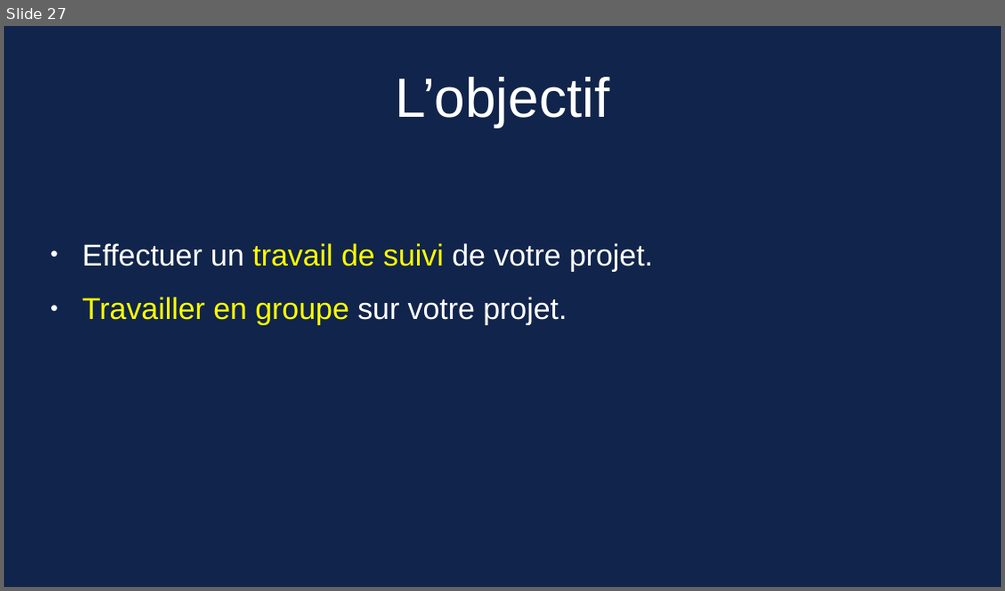
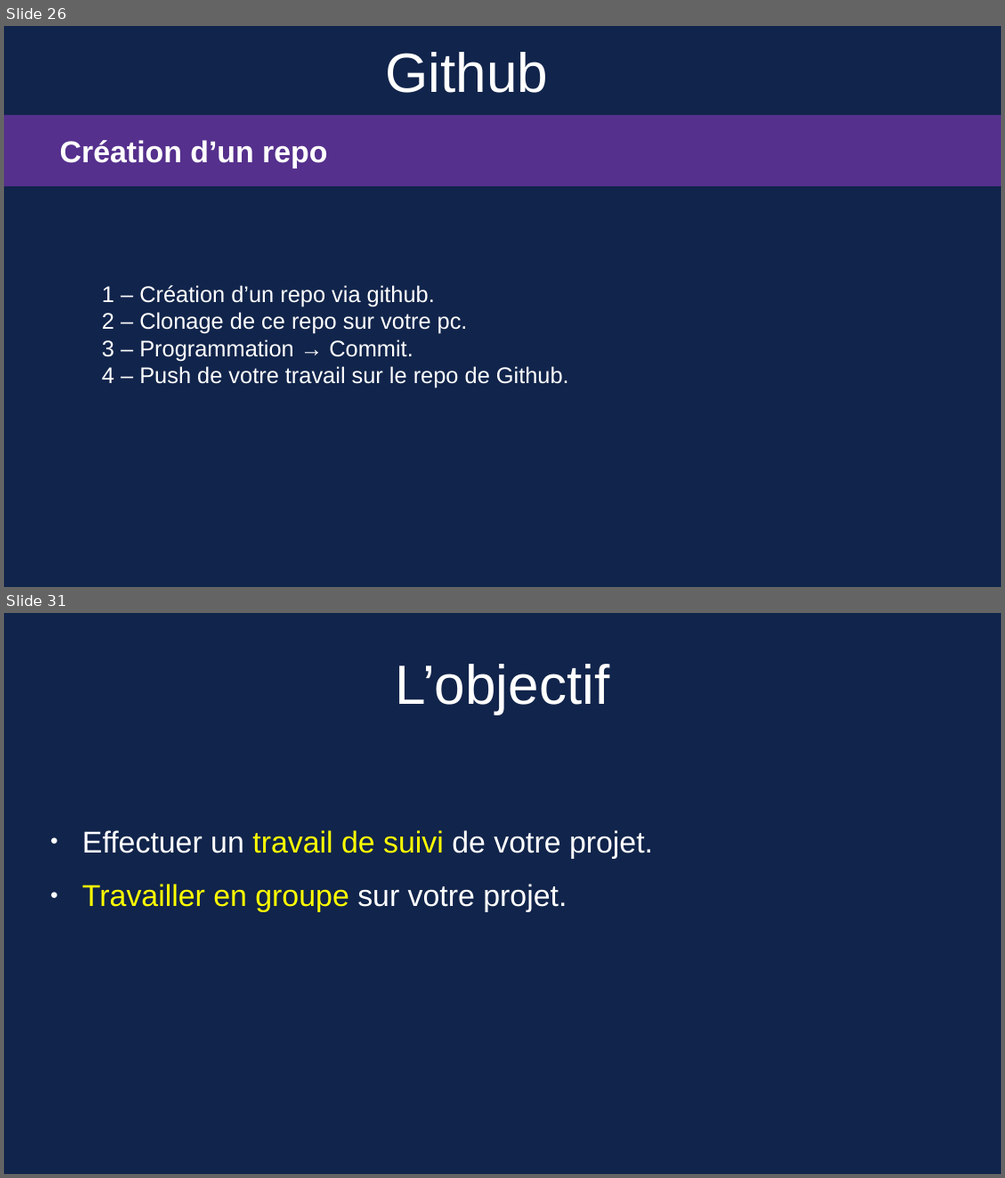
Before and after one commit to Sauvage89/guide_git, a slide deck: guide_git.odp. Shown one above the other, each under a label of ours: slide 27 before the commit, slides 26 and 31 after it; the slides between them are not shown. The pictures are 1005x591 and 1005x1178 pixels, drawn with LibreOffice and Linux fonts; fonts in the diff are those of the drawing. Boxes give left, top, right and bottom in pixels: in the first picture for what was removed or moved away, otherwise in the second. Text is boxed around its words. In the diff, an @@ line names an element or a change of style, - is before the commit and + after.

```diff
--- a/guide_git.odp
+++ b/guide_git.odp
@@ slide 26 added at [4,26,1001,587], background #11244B @@
@@ title added at [385,52,548,93], 44 pt, text #FFFFFF @@
+Github
@@ rectangle added at [4,115,1001,186], fill #55308D @@
@@ text added at [60,140,327,168], 24 pt, text #FFFFFF, bold @@
+Création d’un repo
@@ text added at [102,285,569,388], 18 pt, text #FFFFFF @@
+1 – Création d’un repo via github.
+2 – Clonage de ce repo sur votre pc.
+3 – Programmation → Commit.
+4 – Push de votre travail sur le repo de Github.
@@ what was slide 27 is now slide 31 @@
```
Also in this commit, not shown: 20 slides changed, 4 other slides added, 1 slide removed, 1 other file.
